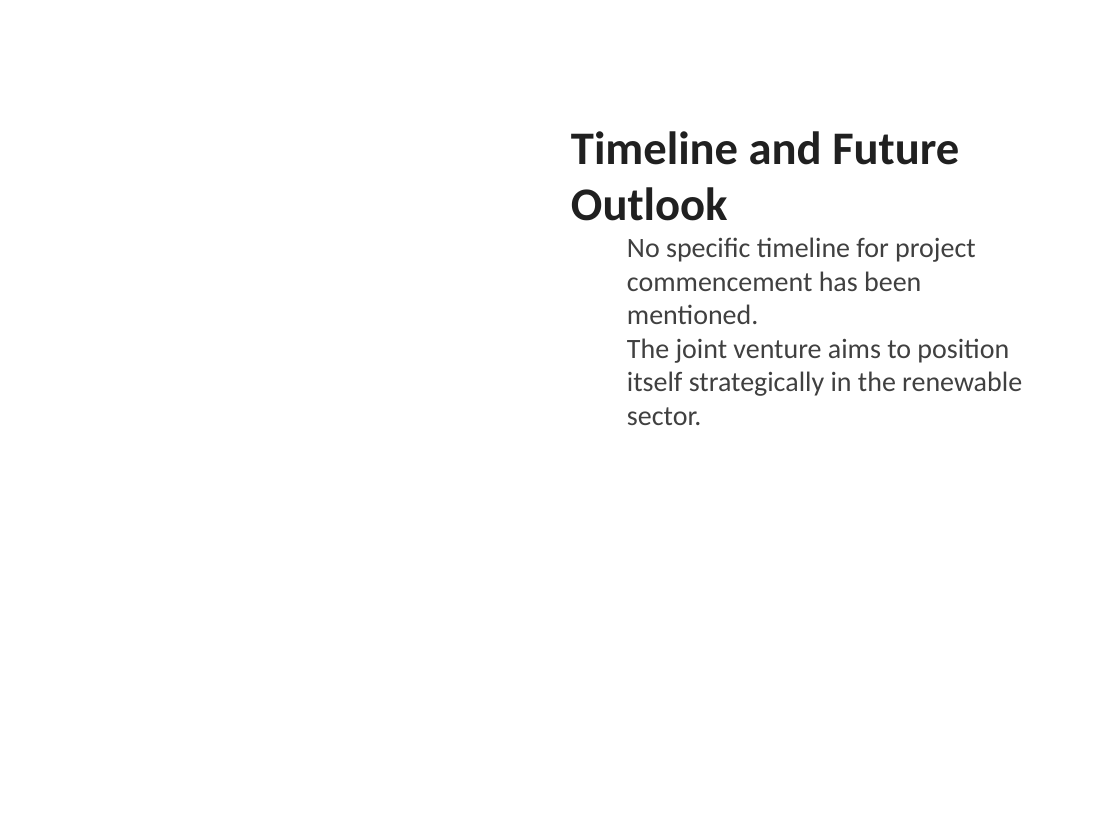
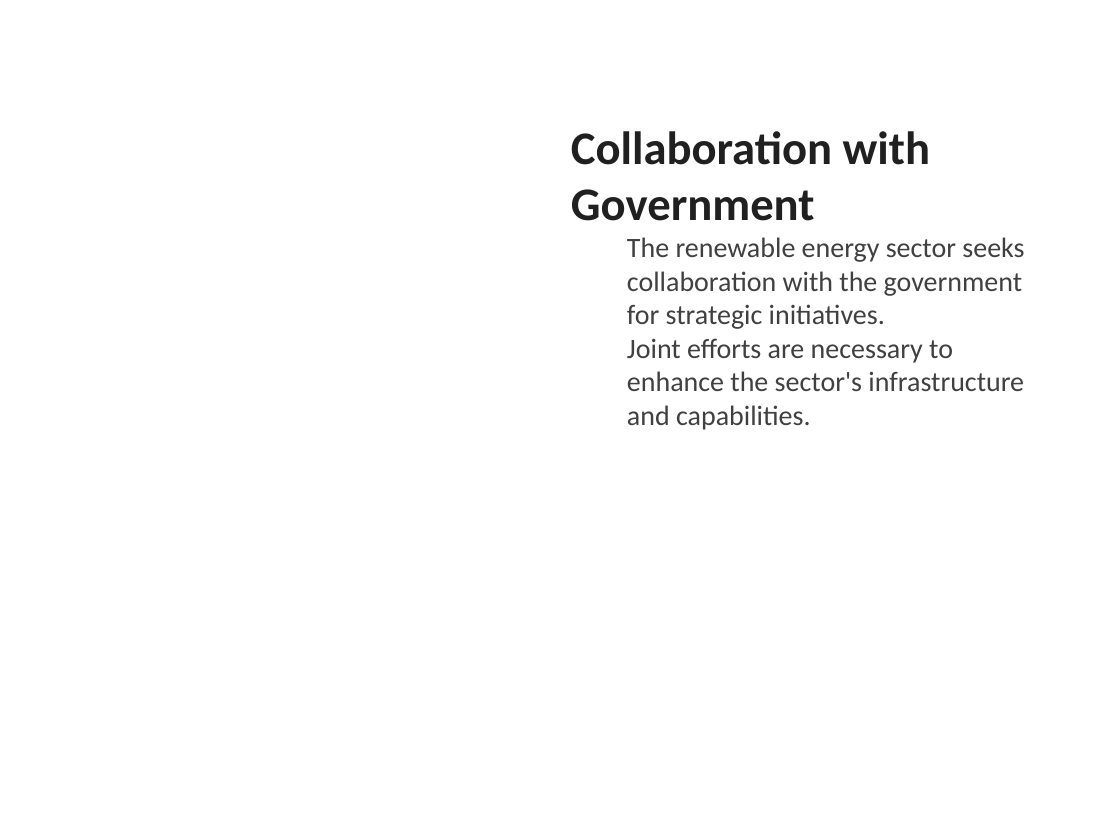
Before and after one commit to gauravsiemens1988/Linkedin-AI-Agent_Personal, a slide deck: slide 6 of drafts/linkedin_carousel.pptx. Drawn at 1120x840 pixels with LibreOffice and Linux fonts; fonts in the diff are those of the drawing. Boxes give left, top, right and bottom in pixels: in the first picture for what was removed or moved away, otherwise in the second. Text is boxed around its words. In the diff, an @@ line names an element or a change of style, - is before the commit and + after.

```diff
--- a/drafts/linkedin_carousel.pptx
+++ b/drafts/linkedin_carousel.pptx
@@ text at [571,131,1024,430]: text changed @@
-Timeline and Future Outlook
-  No specific timeline for project commencement has been mentioned.
-  The joint venture aims to position itself strategically in the renewable sector.
+Collaboration with Government
+  The renewable energy sector seeks collaboration with the government for strategic initiatives.
+  Joint efforts are necessary to enhance the sector's infrastructure and capabilities.
```
Also in this commit, not shown: 2 other slides changed, 3 slides added, 3 slides removed, 1 other file.
